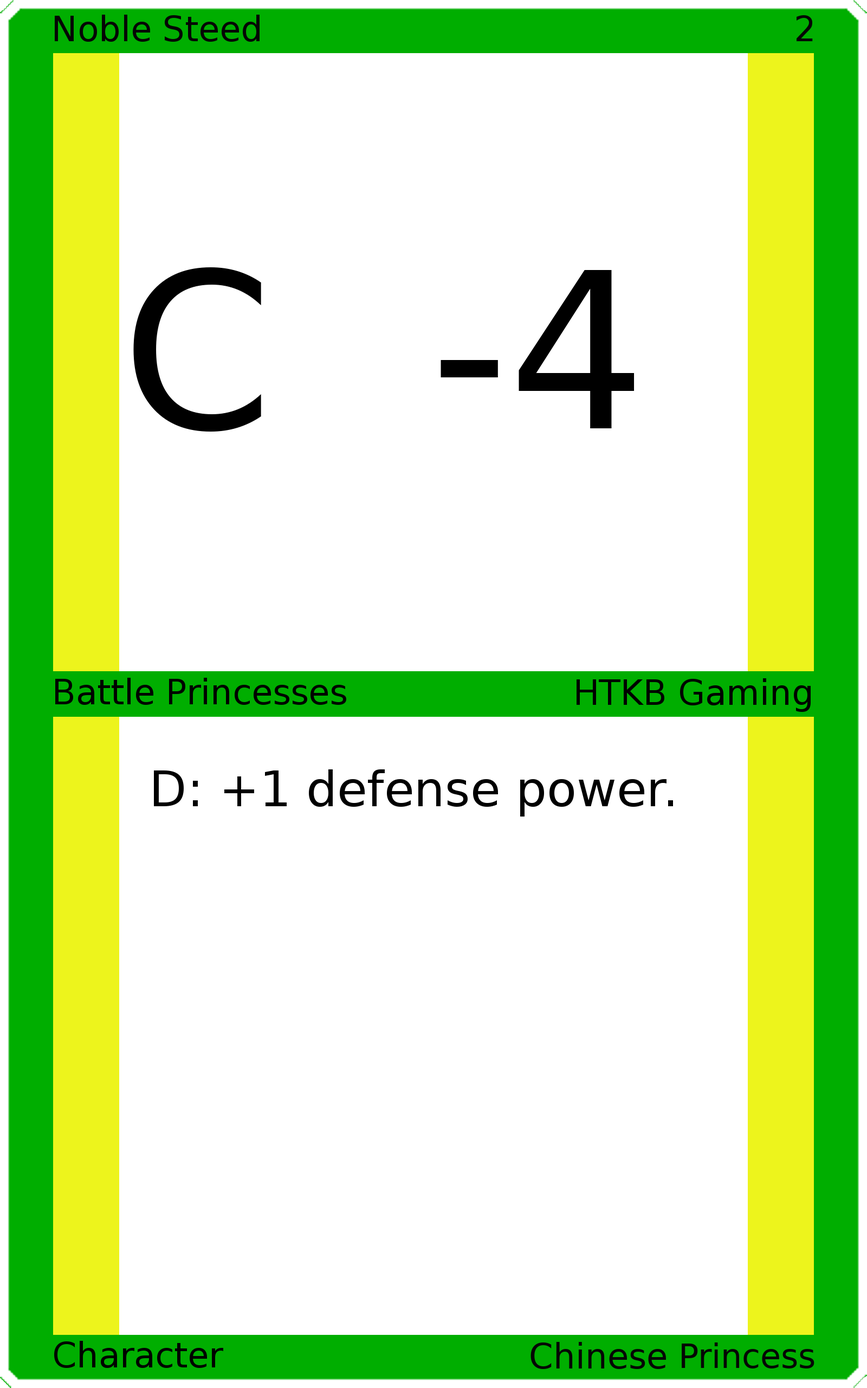
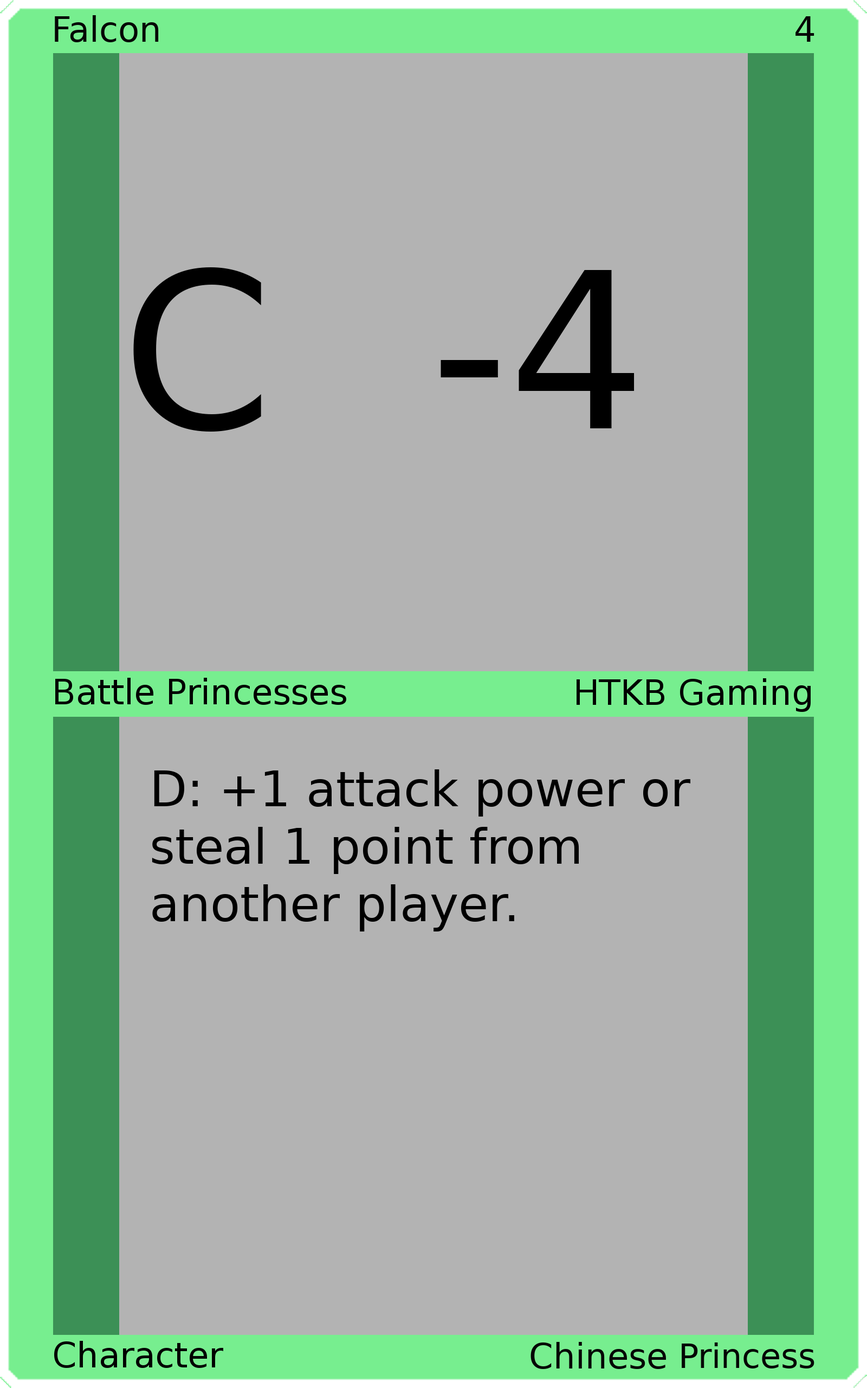
The second 867x1388 image is a revision of the first. Changes to its layers:
painted on "Upper Left" over [54, 14, 260, 43]
painted on "Upper Right" over [795, 15, 815, 42]
painted on "Card Text" over [151, 769, 691, 932]
painted on "Border" over [0, 0, 867, 1388]
painted on "Top Background" over [119, 52, 748, 673]
painted on "Bottom Background" over [119, 715, 748, 1336]
painted on "Background" over [35, 35, 832, 1352]
